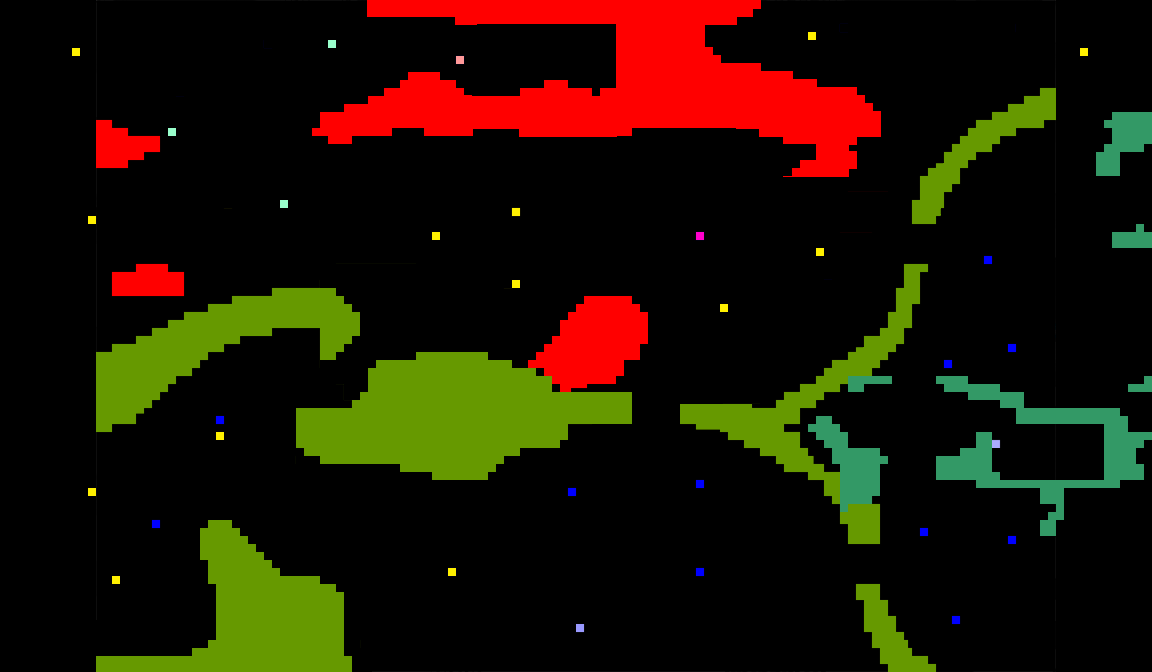
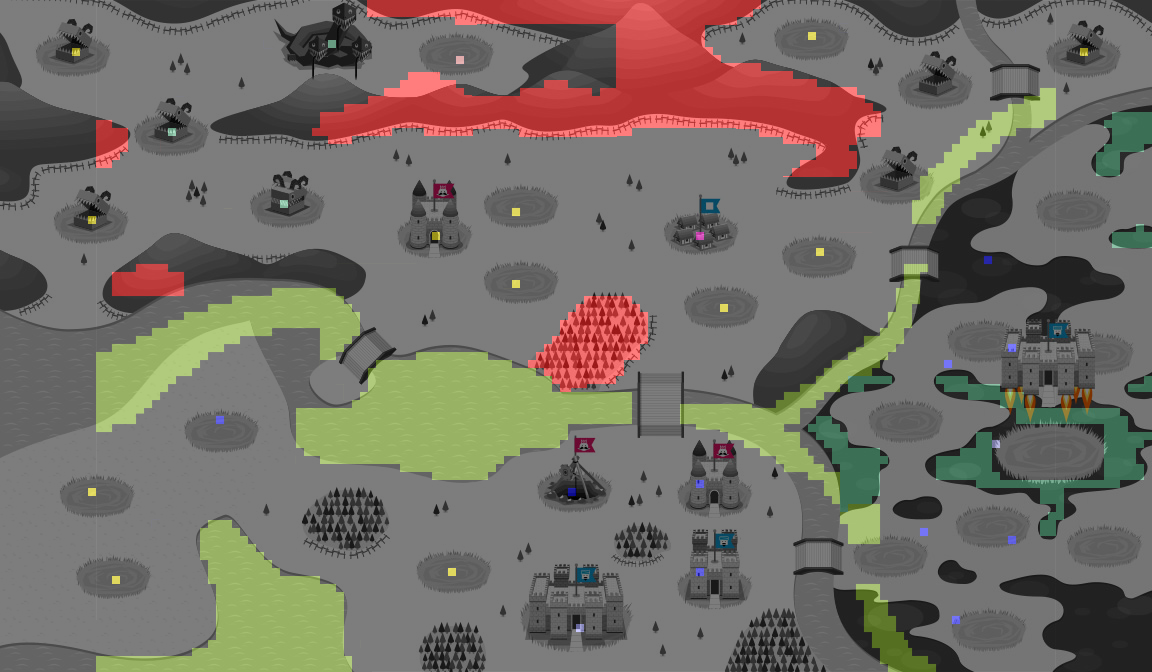
Two versions of the same layered image (1152x672). Layer-by-layer changes:
"Layer 0": opacity 100% → 51%, painted on it over <box>0,0,1152,672</box>
